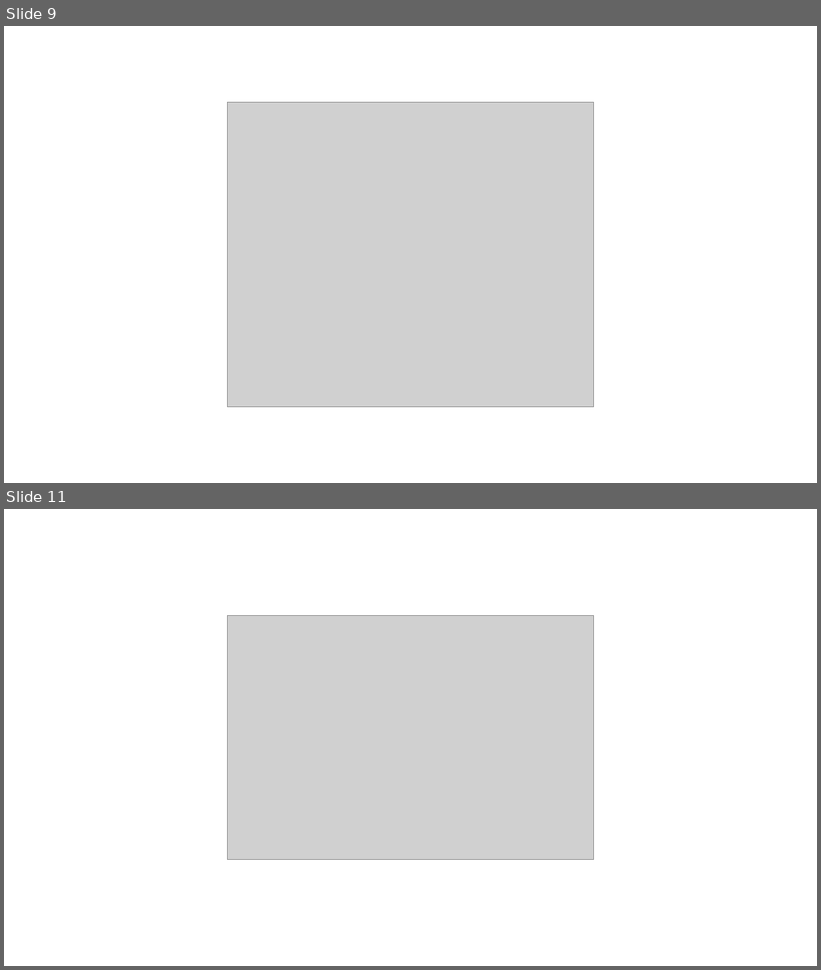
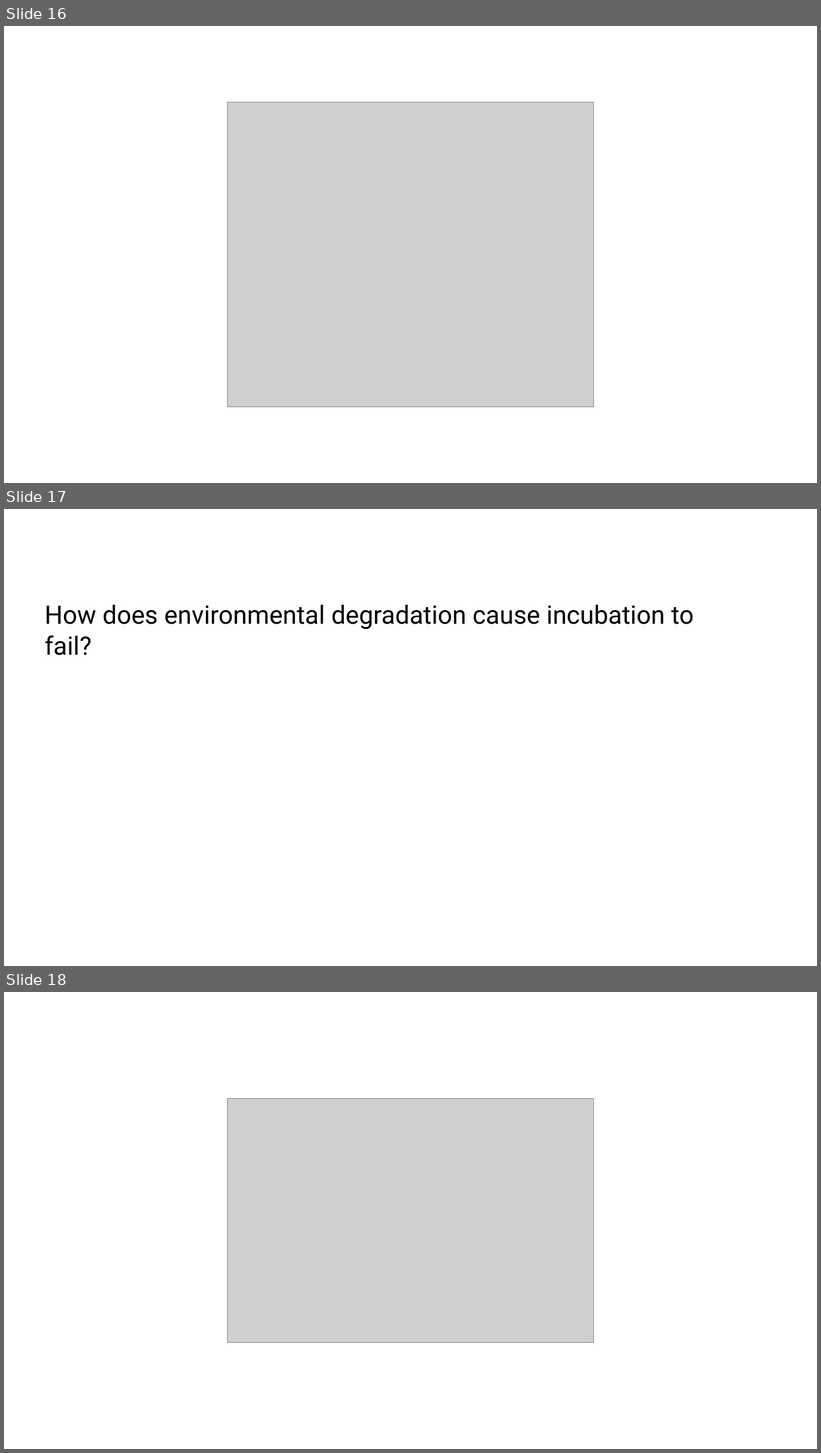
Before and after one commit to ltaylor2/LHSP, a slide deck: SICB/SICB2025.pptx. Shown one above the other, each under a label of ours: slides 9 and 11 before the commit, slides 16, 17 and 18 after it; the slides between them are not shown. The pictures are 821x970 and 821x1453 pixels, drawn with LibreOffice and Linux fonts; fonts in the diff are those of the drawing; grey boxes stand for pictures. Boxes give left, top, right and bottom in pixels: in the first picture for what was removed or moved away, otherwise in the second. Text is boxed around its words. In the diff, an @@ line names an element or a change of style, - is before the commit and + after.

```diff
--- a/SICB/SICB2025.pptx
+++ b/SICB/SICB2025.pptx
@@ slide 17 added at (x1=4, y1=509, x2=817, y2=966), background #FFFFFF @@
@@ text added at (x1=45, y1=605, x2=694, y2=656), 30 pt, text #000000 @@
+How does environmental degradation cause incubation to fail?
@@ what was slide 9 is now slide 16 @@
@@ what was slide 11 is now slide 18 @@
```
Also in this commit, not shown: 11 other slides added, 13 slides removed, 26 other files.
